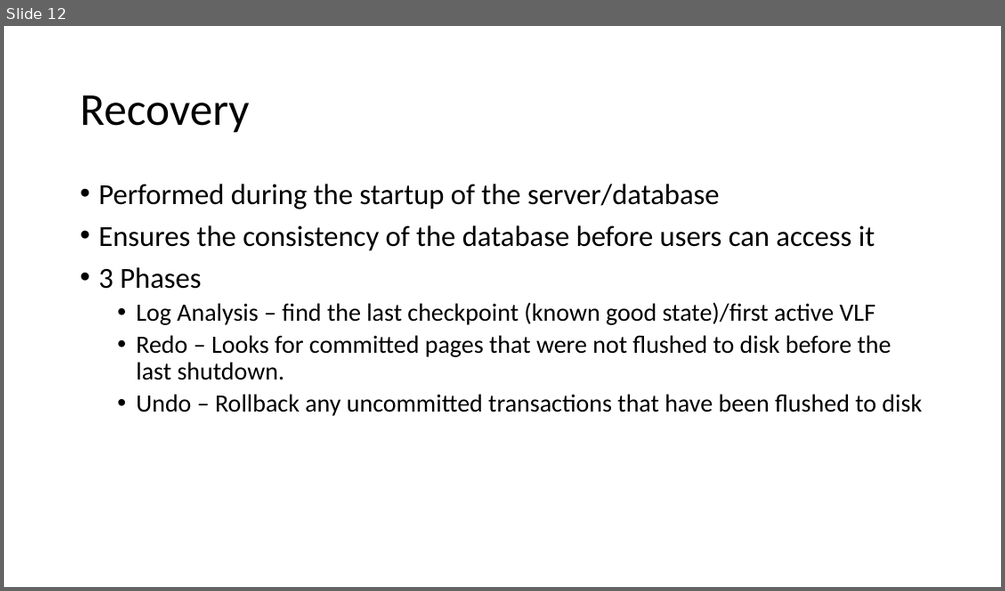
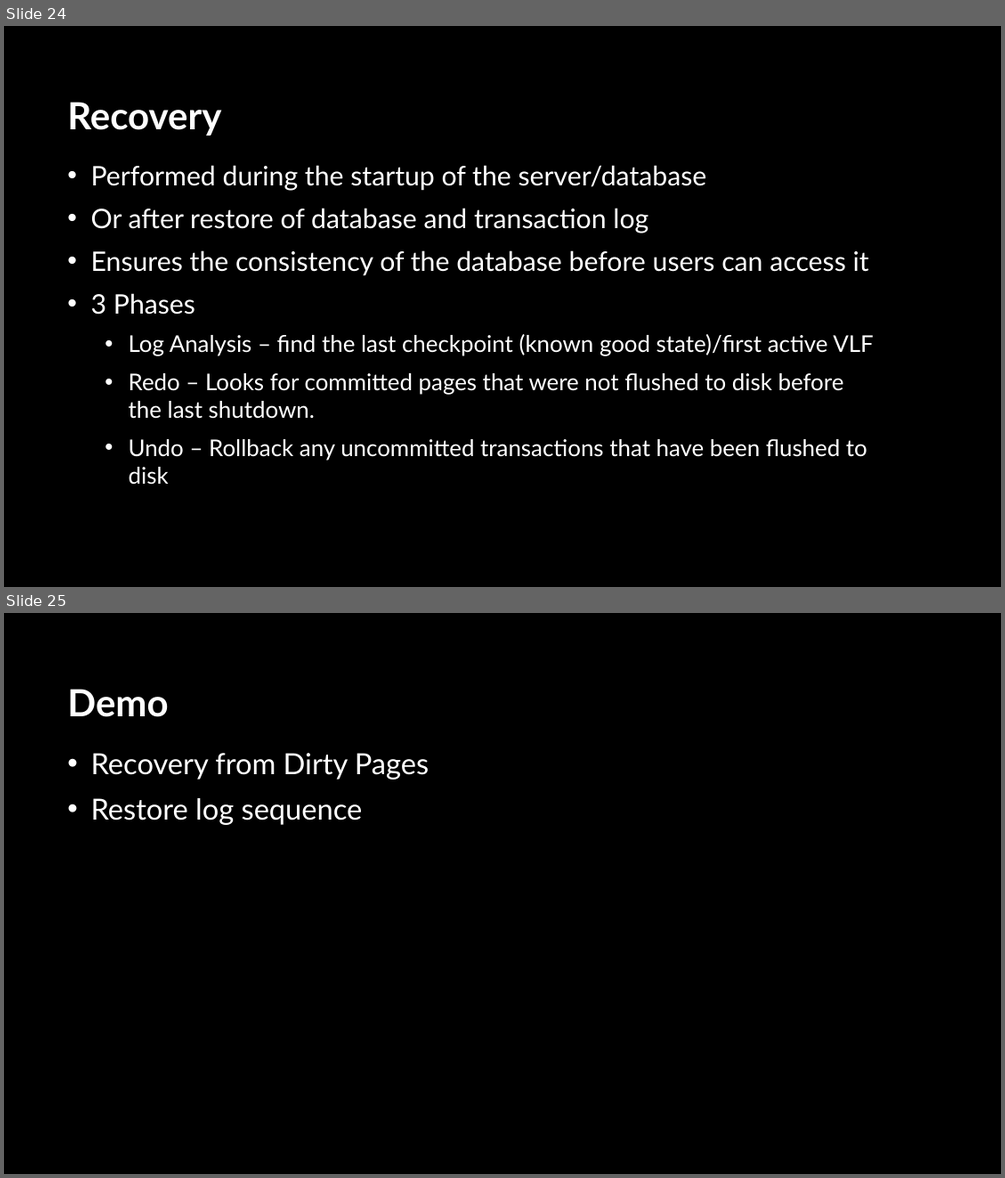
Before and after one commit to sabinio/SQLTraining, a slide deck: Slides/1. Logging.pptx. Shown one above the other, each under a label of ours: slide 12 before the commit, slides 24 and 25 after it. The pictures are 1005x591 and 1005x1178 pixels, drawn with LibreOffice and Linux fonts; fonts in the diff are those of the drawing; background and template pictures are left out. Boxes give left, top, right and bottom in pixels: in the first picture for what was removed or moved away, otherwise in the second. Text is boxed around its words. In the diff, an @@ line names an element or a change of style, - is before the commit and + after.

```diff
--- a/Slides/1. Logging.pptx
+++ b/Slides/1. Logging.pptx
@@ slide 25 added at (x1=4, y1=613, x2=1001, y2=1174), background picture (left out) @@
@@ title added at (x1=67, y1=689, x2=168, y2=717), 36 pt, text #FFFFFF, bold @@
+Demo
@@ text added at (x1=91, y1=753, x2=429, y2=825), 28 pt, text #FFFFFF @@
+• Recovery from Dirty Pages
+• Restore log sequence
@@ what was slide 12 is now slide 24 @@
@@ slide 24 changed as well @@
@@ background #FFFFFF to picture (left out) @@
@@ title "Recovery" moved from (x1=80, y1=95, x2=249, y2=133) to (x1=67, y1=102, x2=221, y2=135) @@
@@ title "Recovery" at (x1=67, y1=102, x2=221, y2=135): size 44 to 36 pt, font Calibri to Lato, text colour #000000 to #FFFFFF, bold on; line spacing 0.9 to 1 @@
@@ text "Performed during the startup of ..." moved from (x1=98, y1=184, x2=922, y2=416) to (x1=91, y1=165, x2=873, y2=484) @@
@@ text at (x1=91, y1=165, x2=873, y2=484): size 28 to 25.9 pt in "Performed during the startup of the server/database", "Ensures the consistency of the database before ...", "3 Phases"; font Calibri to Lato, text colour #000000 to #FFFFFF in "Performed during the startup of the server/database", "Ensures the consistency of the database before ...", "3 Phases", "Log Analysis – find the last checkpoint ..." and 2 more places; size 24 to 22.2 pt in "Log Analysis – find the last checkpoint ...", "Redo – Looks for committed pages that ...", "Undo – Rollback any uncommitted transactions that ..."; indent changed; line spacing 0.9 to 1; more space between paragraphs @@
@@ text at (x1=91, y1=208, x2=648, y2=232): paragraph added @@
+• Or after restore of database and transaction log
```
Also in this commit, not shown: 15 other slides changed, 19 other slides added, 1 slide removed.
